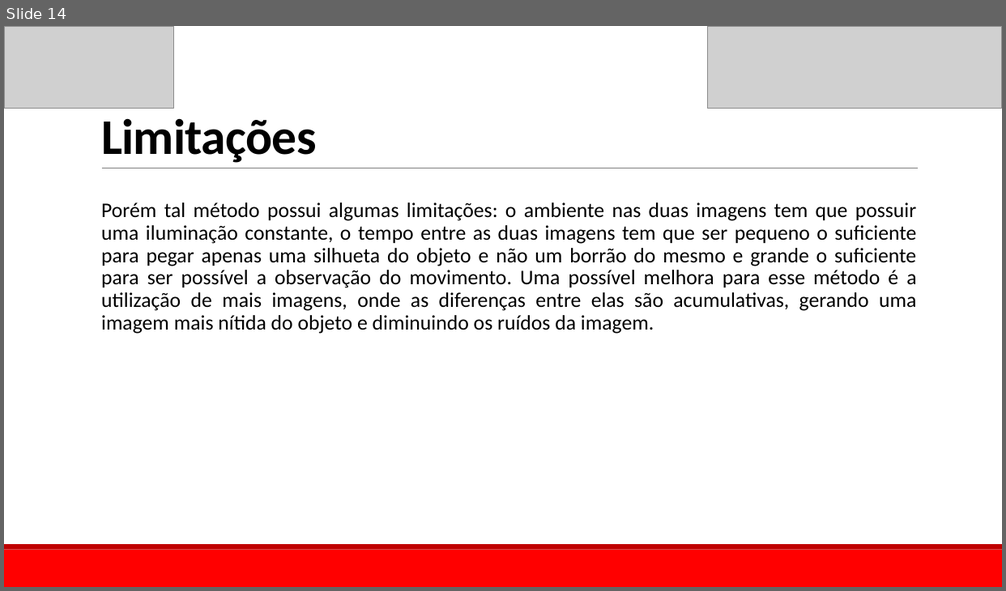
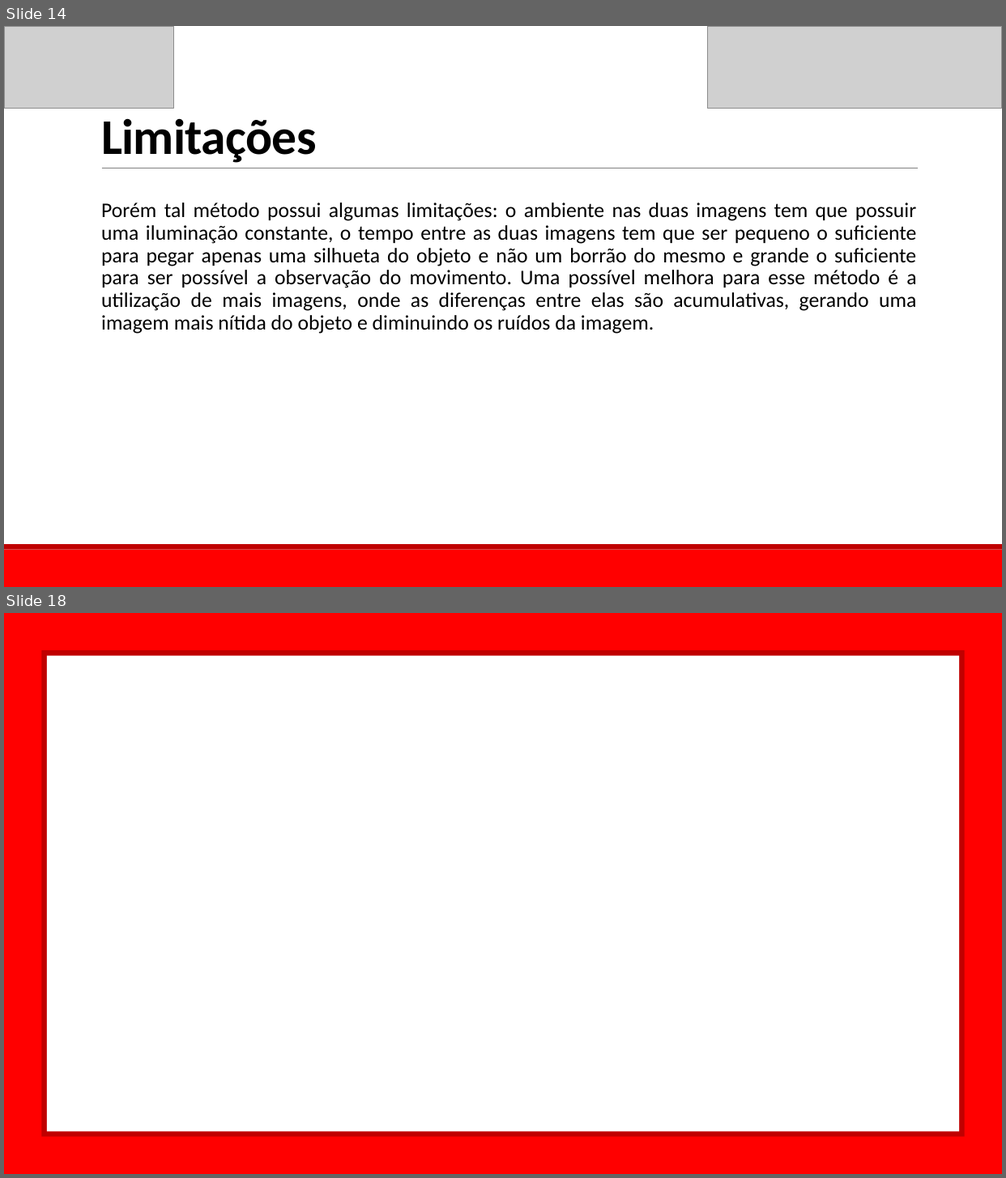
Before and after one commit to Fatequino/Fatequino, a slide deck: Visão/Documentação/Projeto_Fatequino_-_Visão.pptx. Shown one above the other, each under a label of ours: slide 14 before the commit, slides 14 and 18 after it; the slides between them are not shown. The pictures are 1006x591 and 1006x1178 pixels, drawn with LibreOffice and Linux fonts; fonts in the diff are those of the drawing; grey boxes stand for pictures; background and template pictures are left out. Boxes give left, top, right and bottom in pixels: in the first picture for what was removed or moved away, otherwise in the second. Text is boxed around its words. In the diff, an @@ line names an element or a change of style, - is before the commit and + after.

```diff
--- a/Visão/Documentação/Projeto_Fatequino_-_Visão.pptx
+++ b/Visão/Documentação/Projeto_Fatequino_-_Visão.pptx
@@ slide 18 added at <box>4,613,1002,1174</box>, background picture (left out) @@
@@ rectangle added at <box>4,613,1002,1174</box>, fill #FF0000 @@
@@ rectangle added at <box>41,650,965,1137</box>, fill #C00000 @@
@@ rectangle added at <box>47,656,959,1131</box>, fill #FFFFFF @@
@@ rectangle added at <box>4,1137,1002,1174</box>, fill #FF0000 @@
@@ rectangle added at <box>4,1131,1002,1137</box>, fill #C00000 @@
```
Also in this commit, not shown: 6 slides changed, 4 other slides added, 1 slide removed, 5 other files.
